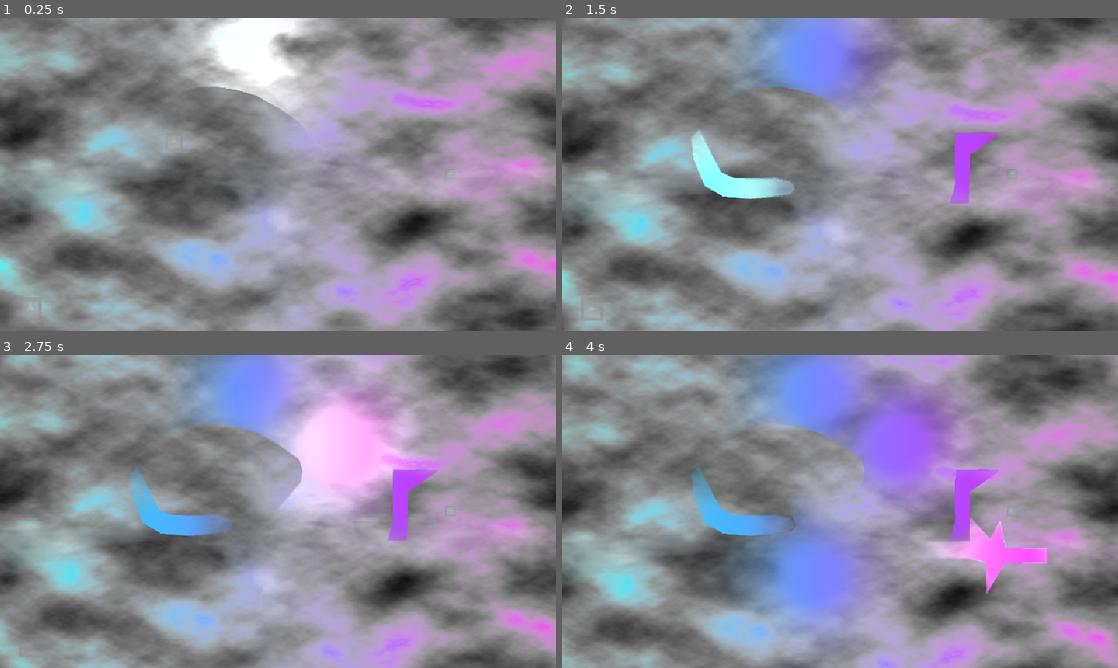
Above: before the commit, frames 1-4 (two rows, left to right).
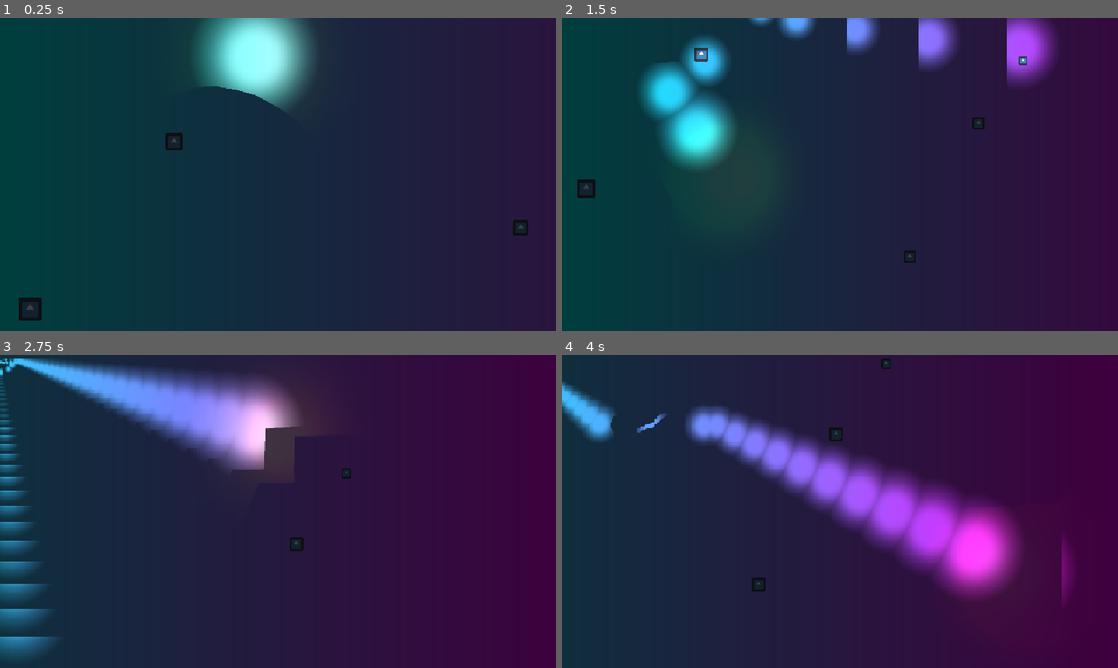
Above: after the commit, the same moments.

Repository: 87PizzaStudios/godot_light_fow
Game: Godot game, scene res://World.tscn
Two runs of this game, one before a commit and one after it. Both use one fixed random seed, a clock stepped at 60 frames per second and the inputs below. The engine's default icon, where the game draws it, is replaced by a stand-in: a white triangle on a blue panel in a dark square.
Inputs (mouse positions are in pixels of both pictures, inside the frame that each line leads up to):
- Up to frame 1 (0.25 s): no input
- Up to frame 2 (1.5 s): move the mouse to (962, 158) at 0.52 s; hold Mouse wheel up (zoom_in, bound only after the commit) 0.53-1.28 s; click (962, 158) at 0.67 s; tap Mouse wheel down (zoom_out, bound only after the commit) at 0.8, 1.35 s; move the mouse to (728, 190) at 1.27 s; click (728, 190) at 1.42 s
- Up to frame 3 (2.75 s): tap Mouse wheel up (zoom_in, bound only after the commit) at 1.55 s; move the mouse to (333, 442) at 2.02 s; hold Mouse wheel up (zoom_in, bound only after the commit) from 2.03 s (still down); click (333, 442) at 2.17 s; tap Mouse wheel down (zoom_out, bound only after the commit) at 2.3 s
- Up to frame 4 (4 s): move the mouse to (812, 574) at 2.77 s; release Mouse wheel up (zoom_in, bound only after the commit) at 2.78 s; tap Mouse wheel down (zoom_out, bound only after the commit) at 2.85, 3.8 s; click (812, 574) at 2.92 s; tap Mouse wheel up (zoom_in, bound only after the commit) at 3.05 s; move the mouse to (1006, 558) at 3.52 s; hold Mouse wheel up (zoom_in, bound only after the commit) from 3.53 s (still down); click (1006, 558) at 3.67 s

The runs differ from the first frame. In frame 1, 100% of the frame differs, in the area x 0-100%, y 0-100%; in frame 2, 100%; in frame 3, 100%; in frame 4, 100%.

Commit message:
half-working camera follow approach

Diff:
--- a/World.gd
+++ b/World.gd
@@ -1,8 +1,9 @@
-extends Control
+extends Node2D
 signal on_light_moved(position: Vector2)
 
 
 @onready var light = $OtherStuff/Light
+@onready var camera = $OtherStuff/Light/Camera2D
 
 
 func _process(_delta):
--- a/World.tscn
+++ b/World.tscn
@@ -1,9 +1,9 @@
-[gd_scene load_steps=12 format=3 uid="uid://dkbxk7rn3h0lv"]
+[gd_scene load_steps=16 format=3 uid="uid://dkbxk7rn3h0lv"]
 
 [ext_resource type="Script" path="res://World.gd" id="1_061dn"]
 [ext_resource type="PackedScene" uid="uid://ba07kn2ollll2" path="res://fow_light.tscn" id="1_tluii"]
 [ext_resource type="Texture2D" uid="uid://rub6n76ut5y1" path="res://flame.png" id="2_l3ldu"]
-[ext_resource type="Texture2D" uid="uid://hjrwvmx7pbb6" path="res://test_fog.png" id="5_e50fj"]
+[ext_resource type="Script" path="res://game_camera.gd" id="4_nn4n2"]
 [ext_resource type="Texture2D" uid="uid://i0ccxwtbe6nw" path="res://icon.png" id="5_lmstc"]
 
 [sub_resource type="Gradient" id="Gradient_ugsfr"]
@@ -24,21 +24,30 @@
 [sub_resource type="OccluderPolygon2D" id="OccluderPolygon2D_4fw6e"]
 polygon = PackedVector2Array(424, 234, 467, 234, 488, 238, 488, 303, 467, 302, 469, 253, 422, 252)
 
-[node name="World" type="Control"]
-clip_contents = true
-layout_mode = 3
+[sub_resource type="OccluderPolygon2D" id="OccluderPolygon2D_yotku"]
+polygon = PackedVector2Array(536, 340, 500, 352, 477, 361, 464, 375, 444, 397, 425, 403, 411, 405, 396, 401, 383, 394, 362, 395, 355, 404, 349, 432, 368, 448, 387, 463, 420, 471, 441, 468, 444, 454, 436, 445, 427, 436, 431, 427, 449, 418, 460, 415, 478, 411, 492, 399, 498, 388, 504, 383, 510, 377, 523, 371, 538, 366, 553, 363, 565, 367, 549, 376, 538, 381, 524, 390, 511, 401, 497, 412, 490, 420, 471, 427, 456, 431, 453, 441, 457, 453, 459, 462, 449, 475, 433, 481, 414, 481, 393, 478, 373, 475, 357, 463, 341, 446, 336, 416, 339, 386, 358, 380, 383, 383, 417, 387, 444, 378, 458, 361, 492, 339, 528, 324, 584, 313, 609, 312, 635, 311, 674, 308, 714, 308, 736, 309, 765, 311, 784, 315, 777, 327, 755, 330, 713, 331, 673, 333, 643, 336, 605, 338, 572, 341)
+
+[sub_resource type="OccluderPolygon2D" id="OccluderPolygon2D_2ktcr"]
+polygon = PackedVector2Array(21, 288, 71, 285, 106, 292, 140, 320, 157, 351, 157, 384, 148, 411, 130, 435, 99, 451, 105, 430, 115, 402, 115, 366, 100, 338, 77, 318, 47, 302)
+
+[sub_resource type="Gradient" id="Gradient_rjheq"]
+offsets = PackedFloat32Array(0)
+colors = PackedColorArray(0, 0, 0, 0.760784)
+
+[sub_resource type="GradientTexture2D" id="GradientTexture2D_73c63"]
+gradient = SubResource("Gradient_rjheq")
+width = 960
+height = 540
+
+[node name="World" type="Node2D"]
+script = ExtResource("1_061dn")
+
+[node name="OtherStuff" type="TextureRect" parent="."]
 anchors_preset = 15
 anchor_right = 1.0
 anchor_bottom = 1.0
-grow_horizontal = 2
-grow_vertical = 2
-script = ExtResource("1_061dn")
-
-[node name="OtherStuff" type="TextureRect" parent="."]
-layout_mode = 1
-anchors_preset = 15
-anchor_right = 1.0
-anchor_bottom = 1.0
+offset_right = 960.0
+offset_bottom = 540.0
 grow_horizontal = 2
 grow_vertical = 2
 texture = SubResource("GradientTexture2D_1gpru")
@@ -46,20 +55,28 @@
 
 [node name="LightOccluders" type="Node" parent="OtherStuff"]
 
-[node name="LightOccluder2D" type="LightOccluder2D" parent="OtherStuff/LightOccluders"]
+[node name="LightOccluder2D" type="LightOccluder2D" parent="OtherStuff/LightOccluders" groups=["LightOccluders"]]
 position = Vector2(-176, -5.99998)
 occluder = SubResource("OccluderPolygon2D_11rig")
 
-[node name="LightOccluder2D2" type="LightOccluder2D" parent="OtherStuff/LightOccluders"]
+[node name="LightOccluder2D2" type="LightOccluder2D" parent="OtherStuff/LightOccluders" groups=["LightOccluders"]]
 position = Vector2(-176, -5.99998)
 occluder = SubResource("OccluderPolygon2D_akmf6")
 
-[node name="LightOccluder2D3" type="LightOccluder2D" parent="OtherStuff/LightOccluders"]
-position = Vector2(-176, -5.99998)
+[node name="LightOccluder2D3" type="LightOccluder2D" parent="OtherStuff/LightOccluders" groups=["LightOccluders"]]
+position = Vector2(-31, -34)
 occluder = SubResource("OccluderPolygon2D_vknc2")
 
-[node name="LightOccluder2D4" type="LightOccluder2D" parent="OtherStuff/LightOccluders"]
+[node name="LightOccluder2D4" type="LightOccluder2D" parent="OtherStuff/LightOccluders" groups=["LightOccluders"]]
+position = Vector2(145, -28)
 occluder = SubResource("OccluderPolygon2D_4fw6e")
+
+[node name="LightOccluder2D5" type="LightOccluder2D" parent="OtherStuff/LightOccluders" groups=["LightOccluders"]]
+position = Vector2(110, 1)
+occluder = SubResource("OccluderPolygon2D_yotku")
+
+[node name="LightOccluder2D6" type="LightOccluder2D" parent="OtherStuff/LightOccluders" groups=["LightOccluders"]]
+occluder = SubResource("OccluderPolygon2D_2ktcr")
 
 [node name="Sprite2D" type="Sprite2D" parent="OtherStuff"]
 position = Vector2(200, 142)
@@ -67,7 +84,7 @@
 texture = ExtResource("5_lmstc")
 
 [node name="Sprite2D2" type="Sprite2D" parent="OtherStuff"]
-position = Vector2(518, 179)
+position = Vector2(663, 151)
 scale = Vector2(0.196797, 0.196797)
 texture = ExtResource("5_lmstc")
 
@@ -77,9 +94,23 @@
 texture = ExtResource("5_lmstc")
 
 [node name="Sprite2D4" type="Sprite2D" parent="OtherStuff"]
-position = Vector2(454, 269)
+position = Vector2(599, 241)
 scale = Vector2(0.275004, 0.275004)
 texture = ExtResource("5_lmstc")
+
+[node name="Sprite2D5" type="Sprite2D" parent="OtherStuff"]
+position = Vector2(500, 433)
+scale = Vector2(0.275004, 0.275004)
+texture = ExtResource("5_lmstc")
+
+[node name="FOW" parent="OtherStuff" node_paths=PackedStringArray("light", "light_occluders", "game_camera") instance=ExtResource("1_tluii")]
+layout_mode = 1
+expand_mode = 3
+fog_texture = SubResource("GradientTexture2D_73c63")
+light = NodePath("../Light")
+light_occluders = NodePath("../LightOccluders")
+fog_scroll_velocity = Vector2(0, 0)
+game_camera = NodePath("../Light/Camera2D")
 
 [node name="Light" type="PointLight2D" parent="OtherStuff"]
 position = Vector2(291.554, 40.8915)
@@ -92,11 +123,14 @@
 texture = ExtResource("2_l3ldu")
 texture_scale = 10.0
 
-[node name="FOW" parent="." node_paths=PackedStringArray("light", "light_occluders") instance=ExtResource("1_tluii")]
-layout_mode = 1
-fog_texture = ExtResource("5_e50fj")
-light = NodePath("../OtherStuff/Light")
-light_occluders = NodePath("../OtherStuff/LightOccluders")
-fog_scroll_velocity = Vector2(0.01, -0.03)
+[node name="Camera2D" type="Camera2D" parent="OtherStuff/Light"]
+limit_left = 0
+limit_top = 0
+limit_right = 960
+limit_bottom = 540
+position_smoothing_speed = 3.0
+editor_draw_limits = true
+editor_draw_drag_margin = true
+script = ExtResource("4_nn4n2")
 
-[connection signal="on_light_moved" from="." to="FOW" method="on_light_moved"]
+[connection signal="on_light_moved" from="." to="OtherStuff/FOW" method="on_light_moved"]
--- /dev/null
+++ b/camera.gd
@@ -0,0 +1 @@
+extends Camera2D
--- a/convert_light_mask.gdshader
+++ b/convert_light_mask.gdshader
@@ -1,7 +1,6 @@
 shader_type canvas_item;
 
 uniform bool persistent_reveal = true;
-
 
 uniform sampler2D light_texture: filter_nearest;
 uniform sampler2D mask_texture: filter_nearest;
@@ -12,7 +11,7 @@
 	float lumen = 0.2126 * light_color.r + 0.7152 * light_color.g + 0.0722 * light_color.b;
 	float alpha;
 	if (persistent_reveal){
-		vec4 mask_color = textureLod(mask_texture, SCREEN_UV, 0.0);
+		vec4 mask_color = textureLod(mask_texture, UV, 0.0);
 		float light_alpha = clamp(1.-lumen, 0., 1.);
 		alpha = min(mask_color.a, light_alpha);
 	}
--- a/fow.gdshader
+++ b/fow.gdshader
@@ -7,8 +7,8 @@
 
 void fragment() {
 	vec4 fog_color = textureLod(fog_texture,
-	SCREEN_UV  + fog_scroll_velocity * TIME, 0.0);
-	vec4 mask_color = textureLod(mask_texture, SCREEN_UV, 0.0);
+		UV  + fog_scroll_velocity * TIME, 0.0);
+	vec4 mask_color = textureLod(mask_texture, UV, 0.0);
 
 	COLOR.rgb = fog_color.rgb;
 	COLOR.a = min(fog_color.a, mask_color.a);
--- a/fow_light.gd
+++ b/fow_light.gd
@@ -6,40 +6,41 @@
 @export var light_occluders: Node
 @export var persistent_reveal: bool = true
 @export var fog_scroll_velocity:= Vector2(0.1, 0.1)
+@export var game_camera: ZoomingCamera2D
 
-@onready var light_sv = $LightSubViewport
-@onready var mask_sv = $MaskSubViewport
-@onready var mask = $MaskSubViewport/TextureRect
+@onready var light_sv := $LightSubViewport
+@onready var mask_sv := $MaskSubViewport
+@onready var mask := $MaskSubViewport/TextureRect
 
-#var fog_image : Image
 var fog_light : Light2D
 var mask_image: Image
 var mask_texture: Texture2D
+var local_camera1: Camera2D
+var local_camera2: Camera2D
+var global_time: float = 0
 
 func _ready():
+	# set Viewports to window size
 	var display_width = ProjectSettings.get("display/window/size/viewport_width")
 	var display_height = ProjectSettings.get("display/window/size/viewport_height")
-	var size_vec := Vector2(display_width, display_height)
+	var window_size := Vector2(display_width, display_height)
+	light_sv.set_size(window_size)
+	mask_sv.set_size(window_size)
 
-	# set whether revealed area should be persistent
-	mask.material.set_shader_parameter("persistent_reveal", persistent_reveal)
+	# set textures to world size
+	var world_size := self.size
+	$LightSubViewport/Background.set_size(world_size)
+	$MaskSubViewport/TextureRect.set_size(world_size)
 
-	# set fog scroll velocity
-	material.set_shader_parameter("fog_scroll_velocity", fog_scroll_velocity)
-
-	# set Viewports and TextureRects to window size
-	light_sv.set_size(size_vec)
-	mask_sv.set_size(size_vec)
-	$LightSubViewport/Background.set_size(size_vec)
-	$MaskSubViewport/TextureRect.set_size(size_vec)
-
-	# mask
-	mask_image = Image.create(display_width, display_height, false, Image.FORMAT_RGBA8)
+	# mask image initialization
+	mask_image = Image.create(world_size[0], world_size[1], false, Image.FORMAT_RGBA8)
 	mask_image.fill(Color.BLACK)
 	mask_texture = ImageTexture.create_from_image(mask_image)
 
 	# add a copy of the light to the light subviewport
 	fog_light = light.duplicate()
+	for n in fog_light.get_children():
+		n.queue_free()
 	light_sv.add_child(fog_light)
 
 	# add copies of the light occluders to the light subviewport
@@ -47,16 +48,57 @@
 		if occluder is LightOccluder2D:
 			light_sv.add_child(occluder.duplicate())
 
+	# copy of camera
+	if game_camera:
+		game_camera.parameter_update.connect(on_camera_moved)
+		local_camera1 = game_camera.duplicate()
+		local_camera2 = game_camera.duplicate()
+		light_sv.add_child(local_camera1)
+		mask_sv.add_child(local_camera2)
+
 	# set shader params
 	material.set_shader_parameter('fog_texture', fog_texture)
 	material.set_shader_parameter('mask_texture', mask_texture)
-	if persistent_reveal:
-		mask.material.set_shader_parameter('mask_texture', mask_texture)
+	material.set_shader_parameter("fog_scroll_velocity", fog_scroll_velocity)
+	mask.material.set_shader_parameter("persistent_reveal", persistent_reveal)
+	mask.material.set_shader_parameter('mask_texture', mask_texture)
+
+func _process(delta):
+	global_time += delta
+	if global_time > 0.1:
+		var new_mask_image: Image = mask_sv.get_texture().get_image()
+		var new_mask_blit_dst: Vector2 = get_blit_rect().position
+#		print(new_mask_blit_dst)
+
+		# This fixes the drift, but I'm not sure why its needed.
+		# once the camera moves, it looks like the displacement in direction of
+		# camera movement in mask_sv is one pixel off. This can be fixed by
+		# adding 1 to the displacement along either axis.
+#		new_mask_blit_dst = Vector2(
+#				new_mask_blit_dst[0] if new_mask_blit_dst[0]==0 else new_mask_blit_dst[0] + 1,
+#				new_mask_blit_dst[1] if new_mask_blit_dst[1]==0 else new_mask_blit_dst[1] + 1
+#			)
+
+		mask_image.blit_rect(new_mask_image, mask.get_viewport_rect(), new_mask_blit_dst)
+#		new_mask_image.save_png('res://test.png')
+#		mask_image.save_png('res://test_full.png')
+		mask_texture = ImageTexture.create_from_image(mask_image)
+		material.set_shader_parameter('mask_texture', mask_texture)
+		if persistent_reveal:
+			mask.material.set_shader_parameter('mask_texture', mask_texture)
 
 func on_light_moved(pos: Vector2):
 	fog_light.position = pos
-	mask_image = mask_sv.get_texture().get_image()
-	mask_texture = ImageTexture.create_from_image(mask_image)
-	material.set_shader_parameter('mask_texture', mask_texture)
-	if persistent_reveal:
-		mask.material.set_shader_parameter('mask_texture', mask_texture)
+
+func on_camera_moved(pos: Vector2, zoom: Vector2):
+	local_camera1.position = pos
+	local_camera1.zoom = zoom
+	local_camera2.position = pos
+	local_camera2.zoom = zoom
+
+func get_blit_rect() -> Rect2:
+	var viewportRect: Rect2 = mask.get_viewport_rect()
+	var globalToViewportTransform: Transform2D = mask.get_viewport_transform()
+	var viewportToGlobalTransform: Transform2D = globalToViewportTransform.affine_inverse()
+	var viewportRectGlobal: Rect2 = viewportToGlobalTransform * viewportRect
+	return viewportRectGlobal
--- a/fow_light.tscn
+++ b/fow_light.tscn
@@ -36,12 +36,12 @@
 transparent_bg = true
 handle_input_locally = false
 canvas_cull_mask = 4294966273
-size = Vector2i(641, 359)
+size = Vector2i(640, 360)
 render_target_update_mode = 4
 
 [node name="Background" type="ColorRect" parent="LightSubViewport"]
-offset_right = 637.0
-offset_bottom = 359.0
+offset_right = 640.0
+offset_bottom = 360.0
 
 [node name="CanvasModulate" type="CanvasModulate" parent="LightSubViewport"]
 color = Color(0, 0, 0, 1)
@@ -49,7 +49,7 @@
 [node name="MaskSubViewport" type="SubViewport" parent="."]
 transparent_bg = true
 handle_input_locally = false
-size = Vector2i(2, 2)
+snap_2d_transforms_to_pixel = true
 render_target_update_mode = 4
 
 [node name="TextureRect" type="TextureRect" parent="MaskSubViewport"]
@@ -57,6 +57,7 @@
 anchors_preset = 15
 anchor_right = 1.0
 anchor_bottom = 1.0
+offset_right = -2.0
 offset_bottom = -2.0
 grow_horizontal = 2
 grow_vertical = 2
--- /dev/null
+++ b/game_camera.gd
@@ -0,0 +1,24 @@
+class_name ZoomingCamera2D
+extends Camera2D
+signal parameter_update(pos: Vector2, zoom: Vector2)
+
+@export var min_zoom := 0.5
+@export var max_zoom := 1.0
+@export var zoom_step := 0.1
+@export var tween_duration := 0.2
+var zoom_scale := 1.0
+var start_zoom := Vector2(1.0, 1.0)
+
+func _process(_delta):
+	self.get_global_transform()
+	parameter_update.emit(self.get_screen_center_position(), zoom)
+
+func _input(event):
+	if event.is_action_pressed("zoom_in"):
+		zoom_event(zoom_step)
+	elif event.is_action_pressed("zoom_out"):
+		zoom_event(-zoom_step)
+
+func zoom_event(step):
+	zoom_scale = clamp(zoom_scale + step, min_zoom, max_zoom)
+	zoom = zoom_scale * start_zoom
--- a/project.godot
+++ b/project.godot
@@ -23,6 +23,19 @@
 window/size/window_height_override=720
 window/stretch/mode="viewport"
 
+[input]
+
+zoom_in={
+"deadzone": 0.5,
+"events": [Object(InputEventMouseButton,"resource_local_to_scene":false,"resource_name":"","device":-1,"window_id":0,"alt_pressed":false,"shift_pressed":false,"ctrl_pressed":false,"meta_pressed":false,"button_mask":0,"position":Vector2(0, 0),"global_position":Vector2(0, 0),"factor":1.0,"button_index":4,"pressed":false,"double_click":false,"script":null)
+]
+}
+zoom_out={
+"deadzone": 0.5,
+"events": [Object(InputEventMouseButton,"resource_local_to_scene":false,"resource_name":"","device":-1,"window_id":0,"alt_pressed":false,"shift_pressed":false,"ctrl_pressed":false,"meta_pressed":false,"button_mask":0,"position":Vector2(0, 0),"global_position":Vector2(0, 0),"factor":1.0,"button_index":5,"pressed":false,"double_click":false,"script":null)
+]
+}
+
 [rendering]
 
 environment/defaults/default_environment="res://default_env.tres"
Binary file added: test.png
Not shown, changed: test.png.import
Binary file removed: test_fog.png
Binary file added: test_full.png
Not shown, added: test_full.png.import
